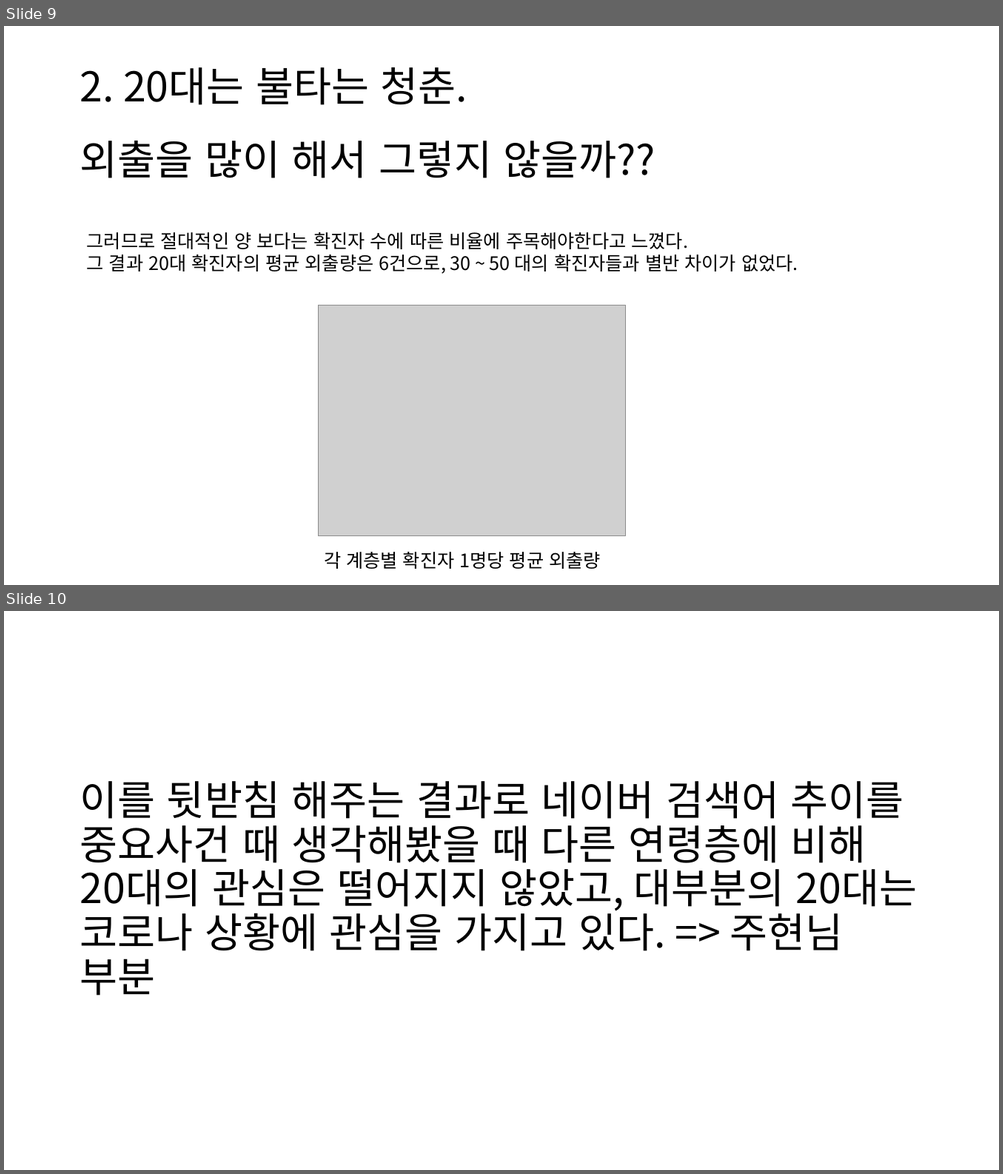
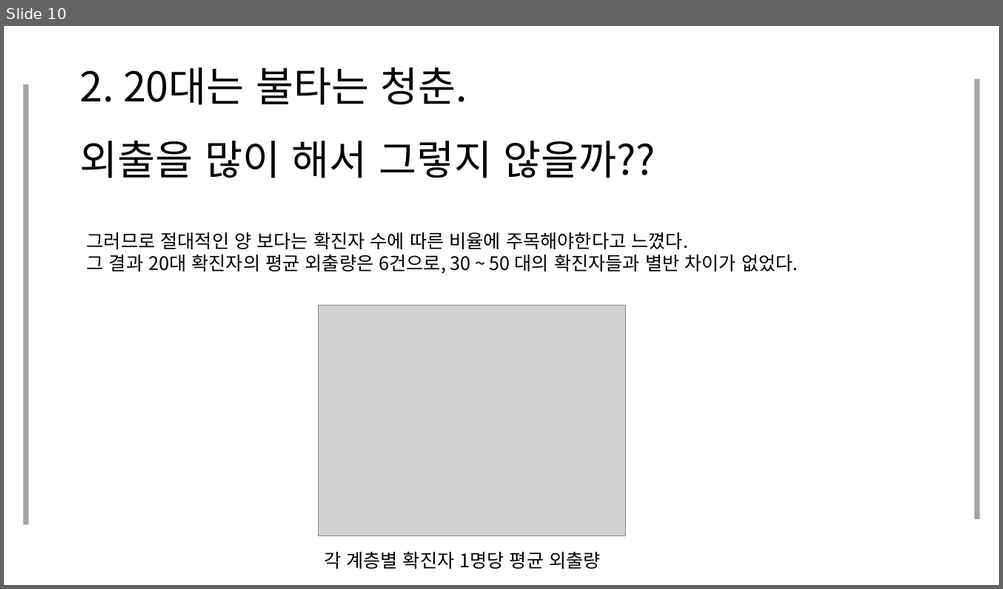
Before and after one commit to JooEHyeon/CORONA19_data_analysis, a slide deck: 최종합본.pptx. Shown one above the other, each under a label of ours: slides 9 and 10 before the commit, slide 10 after it. The pictures are 1003x1174 and 1003x589 pixels, drawn with LibreOffice and Linux fonts; fonts in the diff are those of the drawing; grey boxes stand for pictures. Boxes give left, top, right and bottom in pixels: in the first picture for what was removed or moved away, otherwise in the second. Text is boxed around its words. In the diff, an @@ line names an element or a change of style, - is before the commit and + after.

```diff
--- a/최종합본.pptx
+++ b/최종합본.pptx
@@ slide 10 removed at box(4, 611, 999, 1170), background #FFFFFF @@
@@ title removed at box(79, 781, 917, 996) @@
-이를 뒷받침 해주는 결과로 네이버 검색어 추이를 중요사건 때 생각해봤을 때 다른 연령층에 비해 20대의 관심은 떨어지지 않았고, 대부분의 20대는 코로나 상황에 관심을 가지고 있다. => 주현님 부분
@@ what was slide 9 is now slide 10 @@
@@ slide 10 changed as well @@
@@ rectangle added at box(23, 84, 28, 526), fill #A6A6A6 @@
@@ rectangle added at box(974, 79, 979, 520), fill #A6A6A6 @@
```
Also in this commit, not shown: 24 other slides changed, 1 slide added, 1 other slide removed.
